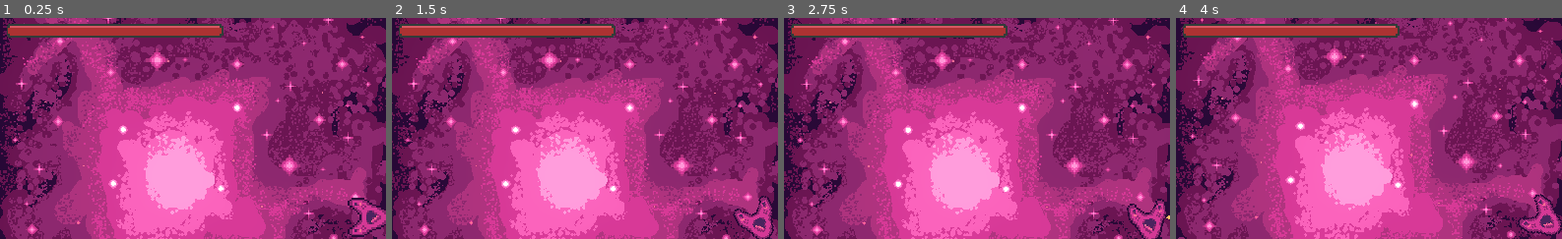
Above: before the commit, frames 1-4 (left to right).
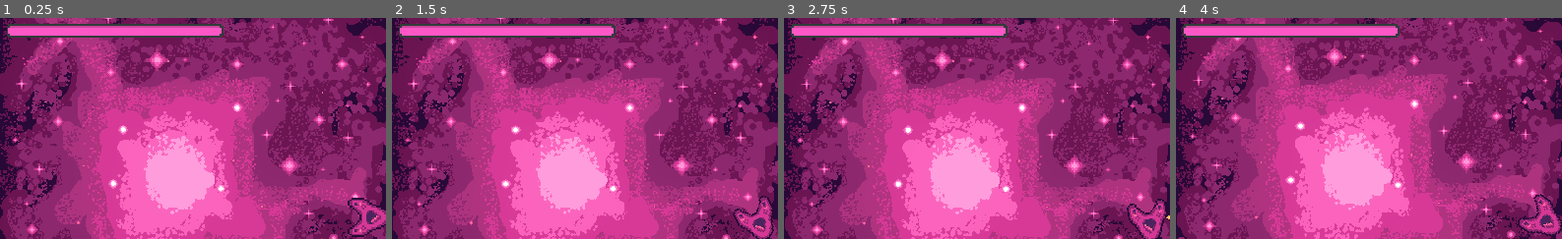
Above: after the commit, the same moments.

Repository: bear-minimum-studio/space-bear
Game: Godot game, scene res://Game.tscn
Two runs of this game, one before a commit and one after it. Both use one fixed random seed, a clock stepped at 60 frames per second and the inputs below.
Inputs:
- Up to frame 1 (0.25 s): no input
- Up to frame 2 (1.5 s): hold Right (turn_right) 0.53-1.28 s; tap Down (decelerate) at 0.6 s; hold Left (turn_left) from 1.28 s (still down); tap Space (fire) at 1.35 s
- Up to frame 3 (2.75 s): release Left (turn_left) at 2.03 s; hold Right (turn_right) from 2.03 s (still down); hold F (turret_fire) from 2.03 s (still down)
- Up to frame 4 (4 s): release Right (turn_right) at 2.78 s; release F (turret_fire) at 2.78 s; hold Up (accelerate) 2.78-3.53 s; tap Down (decelerate) at 2.85 s; hold Left (turn_left) from 3.53 s (still down); hold Space (fire) from 3.53 s (still down)
The pictures show only the part of the screen within x 2-52%, y 5-55%; the shares and areas given below are measured in that part.

The runs differ from the first frame. In frame 1, 2.4% of the frame differs, in the area x 2-58%, y 3-8%; in frame 2, 2.4%; in frame 3, 2.4%; in frame 4, 2.4%.

Commit message:
feat: make progress bar color configurable

Diff:
--- a/Game.tscn
+++ b/Game.tscn
@@ -30,4 +30,5 @@
 stretch_margin_bottom = 8
 texture_under = ExtResource("2_ghdyu")
 texture_progress = ExtResource("3_egoyd")
+tint_progress = Color(1, 0.341176, 0.776471, 1)
 script = ExtResource("4_ux4s4")
Not shown: 1 places in World.tscn that only renumber resources
Binary file changed: ui/progress_bar.png
Binary file changed: ui/progress_bar_fill.png
